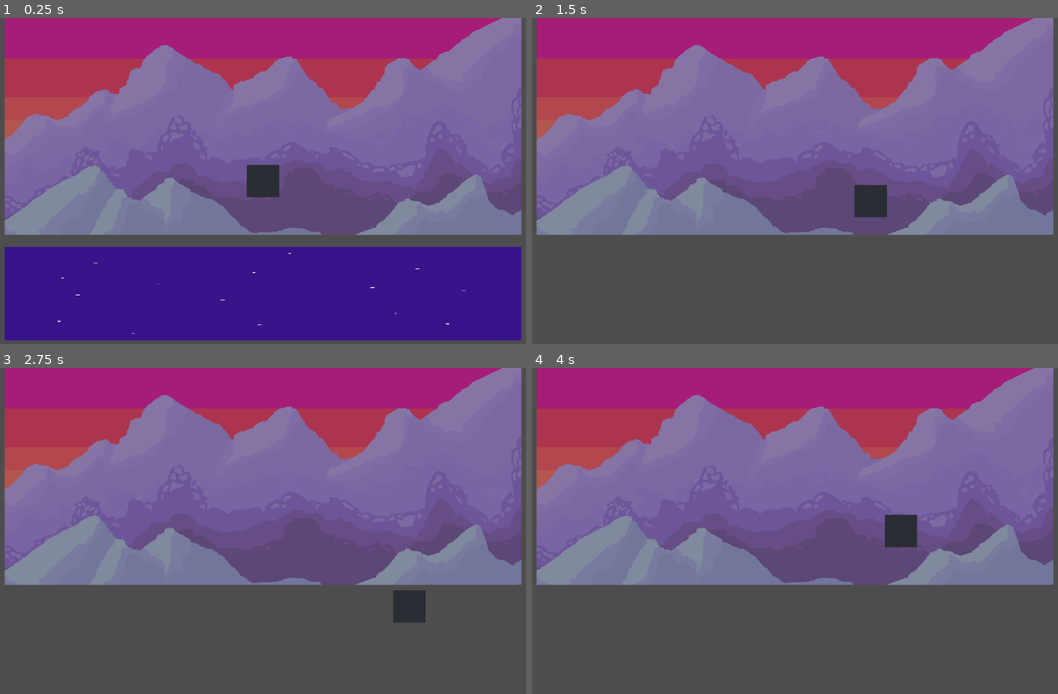
Above: before the commit, frames 1-4 (two rows, left to right).
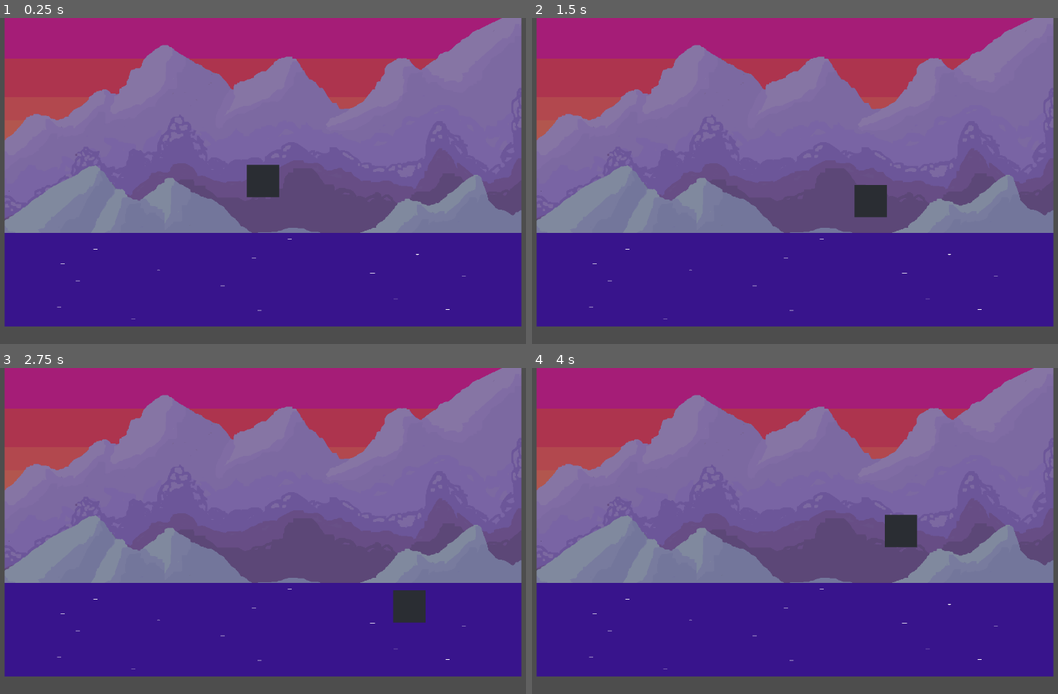
Above: after the commit, the same moments.

Repository: JMQ0598/Pogo-Game-Godot
Game: Godot game, scene res://Assets/Scenes/root.tscn
Same seed, same stepped clock (60 frames per second), same inputs: the game is played once before the commit and once after it.
Inputs:
- Up to frame 1 (0.25 s): no input
- Up to frame 2 (1.5 s): hold D (walk_right) 0.53-1.28 s; hold S (walk_down) from 1.28 s (still down)
- Up to frame 3 (2.75 s): release S (walk_down) at 2.03 s; hold D (walk_right) from 2.03 s (still down)
- Up to frame 4 (4 s): release D (walk_right) at 2.78 s; hold W (walk_up) 2.78-3.53 s; hold A (walk_left) from 3.53 s (still down)

The runs differ from the first frame. In frame 1, 8.4% of the frame differs, in the area x 0-100%, y 65-99%; in frame 2, 28%, in the area x 0-100%, y 65-95%; in frame 3, 28%; in frame 4, 28%.

Commit message:
Add collision

Diff:
--- a/pogo-game/Assets/Scenes/JumpDemo.tscn
+++ b/pogo-game/Assets/Scenes/JumpDemo.tscn
@@ -6,7 +6,7 @@
 [node name="JumpDemo" type="Node2D"]
 
 [node name="PogoGirl" parent="." instance=ExtResource("1_478r5")]
-position = Vector2(431, 64)
+position = Vector2(591, 167)
 
 [node name="Platform" parent="." instance=ExtResource("2_ew1db")]
-position = Vector2(496, 175)
+position = Vector2(589, 295)
--- a/pogo-game/Assets/Scenes/platform.tscn
+++ b/pogo-game/Assets/Scenes/platform.tscn
@@ -5,7 +5,7 @@
 [sub_resource type="RectangleShape2D" id="RectangleShape2D_i5wvk"]
 size = Vector2(1024, 186)
 
-[node name="Platform" type="RigidBody2D"]
+[node name="Platform" type="StaticBody2D"]
 
 [node name="Sprite2D" type="Sprite2D" parent="."]
 texture_filter = 1
--- a/pogo-game/Assets/Scenes/pogo_girl.tscn
+++ b/pogo-game/Assets/Scenes/pogo_girl.tscn
@@ -141,7 +141,6 @@
 size = Vector2(11, 2)
 
 [node name="PogoGirl" type="CharacterBody2D"]
-position = Vector2(211, 137)
 script = ExtResource("1_5unk0")
 
 [node name="AnimatedSprite2D" type="AnimatedSprite2D" parent="."]
--- a/pogo-game/Assets/Scripts/pogo_girl.gd
+++ b/pogo-game/Assets/Scripts/pogo_girl.gd
@@ -6,6 +6,8 @@
 @export var speed: int = 1000
 @export var jump_speed = -1800
 @export var gravity: int = 4000
+@export var bounce: int = 200
+@export var jump: int = 400
 @export_range(0.0, 1.0) var friction: float = 0.1
 @export_range(0.0, 1.0) var acceleration: float = 0.25
 
@@ -27,4 +29,6 @@
 			velocity.x = lerp(velocity.x, dir * speed, acceleration)
 		else:
 			velocity.x = lerp(velocity.x, 0.0, friction)
+	else:
+		velocity.y = bounce * delta
 	move_and_slide()
